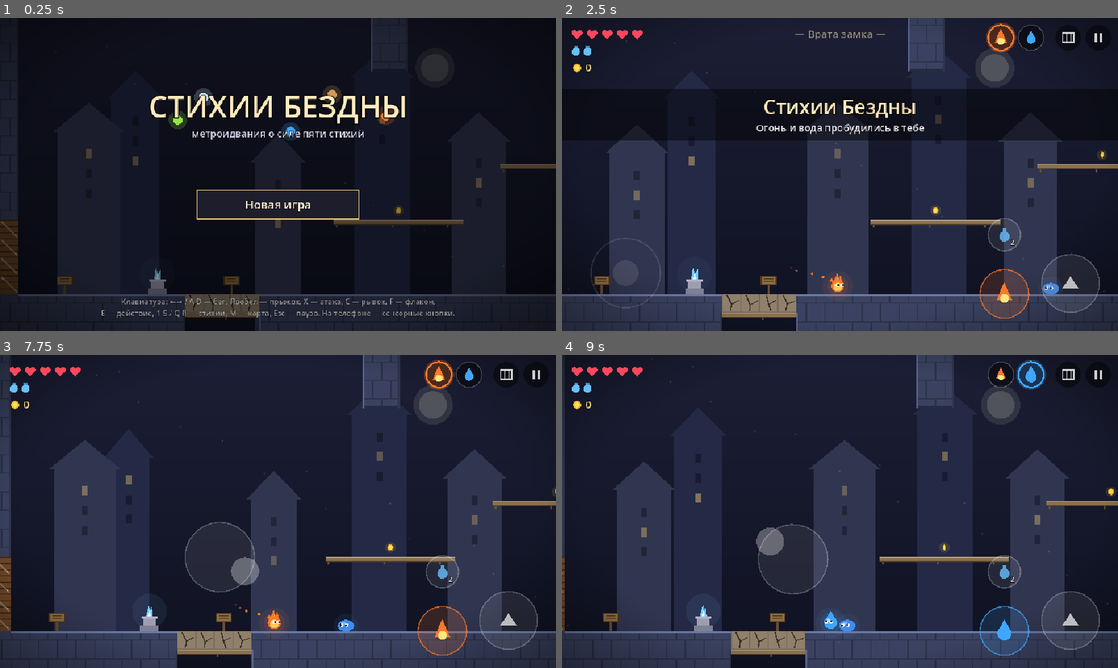
Above: before the commit, frames 1-4 (two rows, left to right).
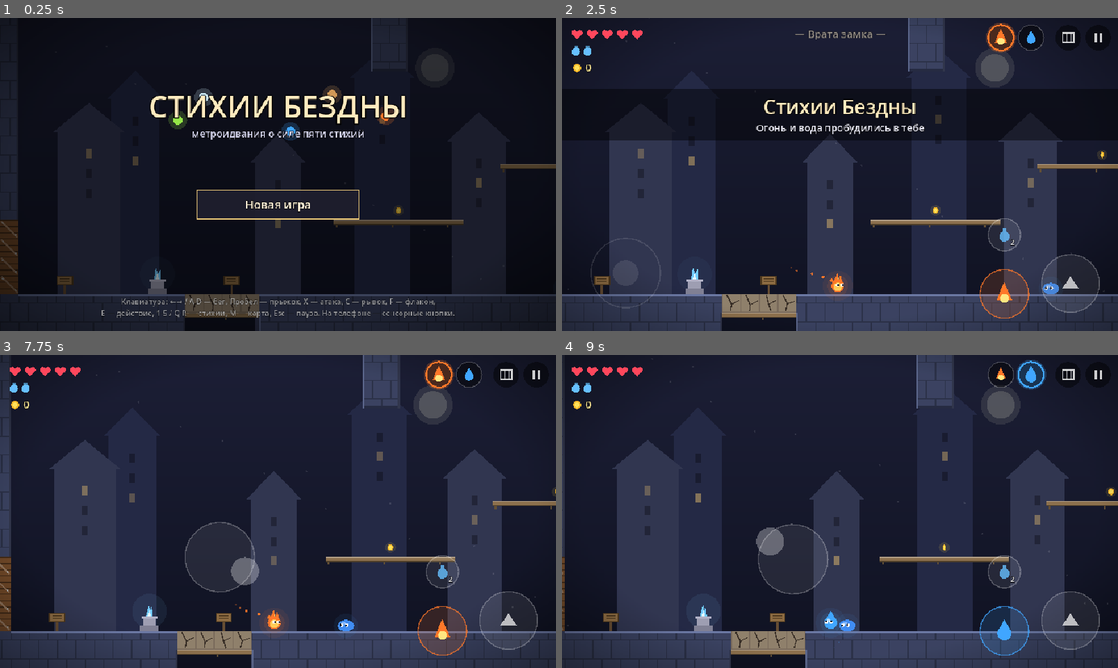
Above: after the commit, the same moments.

Repository: evgengoldwar/Govno
Game: Godot game, scene res://scenes/main.tscn
Same seed, same stepped clock (60 frames per second), same inputs: the game is played once before the commit and once after it.
Inputs (mouse positions are in pixels of both pictures, inside the frame that each line leads up to):
- Up to frame 1 (0.25 s): no input
- Up to frame 2 (2.5 s): tap Enter (ui_accept) at 0.5 s; move the mouse to (962, 158) at 0.52 s; hold D (right) 0.53-1.25 s; hold X (attack) 0.53-1.25 s; click (962, 158) at 0.67 s; tap Space (jump) at 0.77, 1.07 s; drag from (728, 190) to (812, 237) at 1.27 s; move the mouse to (895, 105) at 2.02 s; hold D (right) from 2.03 s (still down); tap 1 (f1) at 2.1 s
- Up to frame 3 (7.75 s): release D (right) at 2.75 s; drag from (250, 574) to (111, 464) at 2.77 s; move the mouse to (444, 558) at 3.52 s; hold A (left) 3.53-4.25 s; tap 3 (f3) at 3.6 s; tap Space (jump) at 3.77, 4.07, 6.77, 7.07 s; drag from (111, 464) to (194, 433) at 4.27 s; move the mouse to (305, 511) at 5.02 s; hold S (down) 5.03-5.75 s; tap 5 (f5) at 5.1 s; click (305, 511) at 5.17 s; drag from (194, 433) to (166, 527) at 5.77 s; move the mouse to (400, 495) at 6.52 s; hold Up (ui_up) 6.53-7.25 s; tap E (interact) at 6.6 s; drag from (166, 527) to (250, 574) at 7.27 s
- Up to frame 4 (9 s): move the mouse to (895, 442) at 8.02 s; hold S (down) 8.03-8.75 s; tap Q (prev) at 8.1 s; drag from (812, 574) to (673, 464) at 8.77 s

The runs differ from the first frame. In frame 2, 2.0% of the frame differs, in the area x 8-56%, y 39-89%; in frame 3, 0.5%; in frame 4, 3.5%, in the area x 9-58%, y 27-89%.

Commit message:
Fix background parallax jitter and sync physics to display refresh rate
- Parallax elements use stable integer indices (shapes no longer pop)
- Background reads the current canvas transform at draw time (no 1-frame lag)
- Physics tick rate follows the screen refresh rate on 90/120 Hz phones

Co-Authored-By: Claude Opus 5.5 <noreply@anthropic.com>
Claude-Session: https://claude.ai/code/session_01Y7Ue3NRX5rmT6VQCgkQdUV

Diff:
--- a/scripts/background.gd
+++ b/scripts/background.gd
@@ -18,6 +18,13 @@
 
 
 func _draw() -> void:
+	# use the canvas transform of this exact frame so the background never lags the camera
+	var inv := get_canvas_transform().affine_inverse()
+	var vs := get_viewport_rect().size
+	var a := inv * Vector2.ZERO
+	var b := inv * vs
+	view_size = b - a
+	cam_center = (a + b) * 0.5
 	var pal: Dictionary = C.BIOME[biome]
 	var tl := cam_center - view_size * 0.5 - Vector2(4, 4)
 	var sz := view_size + Vector2(8, 8)
@@ -35,8 +42,14 @@
 			_hell(tl, sz, far, pal["accent"])
 
 
-func _layer_x(par: float, period: float) -> float:
-	return -fmod(cam_center.x * par, period)
+## Integer index of the first parallax element that can be visible.
+func _first(par: float, period: float) -> int:
+	return int(floor(cam_center.x * par / period)) - 1
+
+
+## Screen-anchored x of element idx.
+func _elem_x(tl: Vector2, idx: int, par: float, period: float) -> float:
+	return tl.x + idx * period - cam_center.x * par
 
 
 func _castle(tl: Vector2, sz: Vector2, far: Color, acc: Color) -> void:
@@ -48,9 +61,10 @@
 		var period := 420.0 - layer * 80.0
 		var col := far.lightened(layer * 0.06)
 		var base_y := tl.y + sz.y * (0.55 + layer * 0.15)
-		var x0 := tl.x + _layer_x(par, period) - period
+		var idx := _first(par, period)
+		var x0 := _elem_x(tl, idx, par, period)
 		while x0 < tl.x + sz.x + period:
-			var sd := int(floor((x0 - tl.x + cam_center.x * par) / period)) + layer * 7
+			var sd := idx + layer * 7
 			var hgt := 120.0 + float(absi(sd * 37) % 90)
 			var wdt := 70.0 + float(absi(sd * 13) % 40)
 			var bx := x0 + 40
@@ -61,10 +75,11 @@
 				var lit := (absi(sd * 11 + k * 5) % 3) == 0
 				var wc := Color(acc.r, acc.g, acc.b, 0.35 + 0.1 * sin(t * 2.0 + k)) if lit else col.darkened(0.3)
 				draw_rect(Rect2(bx + wdt / 2.0 - 5, wy, 10, 16), wc)
-			x0 += period
+			idx += 1
+			x0 = _elem_x(tl, idx, par, period)
 	# drifting dust
 	for k in range(18):
-		var px := tl.x + fmod(k * 137.0 + t * (8.0 + k % 5) - cam_center.x * 0.1, sz.x + 40.0)
+		var px := tl.x + fposmod(k * 137.0 + t * (8.0 + k % 5) - cam_center.x * 0.1, sz.x + 40.0)
 		var py := tl.y + fmod(k * 71.0 + sin(t * 0.5 + k) * 20.0 + 1000.0, sz.y)
 		draw_circle(Vector2(px, py), 1.5, Color(1, 1, 1, 0.12))
 
@@ -74,9 +89,10 @@
 		var par := 0.2 + layer * 0.25
 		var period := 180.0 + layer * 60.0
 		var col := far.lightened(layer * 0.05)
-		var x0 := tl.x + _layer_x(par, period) - period
+		var idx := _first(par, period)
+		var x0 := _elem_x(tl, idx, par, period)
 		while x0 < tl.x + sz.x + period:
-			var sd := int(floor((x0 - tl.x + cam_center.x * par) / period)) + layer * 13
+			var sd := idx + layer * 13
 			var hl := 60.0 + float(absi(sd * 41) % 120)
 			var hb := 50.0 + float(absi(sd * 29) % 100)
 			var wdt := 50.0 + float(absi(sd * 17) % 50)
@@ -85,9 +101,10 @@
 			if absi(sd) % 3 == 0:
 				var cp := Vector2(x0 + 60 + wdt * 0.5, tl.y + sz.y - hb - 8)
 				draw_circle(cp, 10.0, Color(acc.r, acc.g, acc.b, 0.06 + 0.04 * sin(t * 2.0 + sd)))
-			x0 += period
+			idx += 1
+			x0 = _elem_x(tl, idx, par, period)
 	for k in range(24):
-		var px := tl.x + fmod(k * 97.0 + sin(t * 0.3 + k) * 30.0 - cam_center.x * 0.3 + 5000.0, sz.x)
+		var px := tl.x + fposmod(k * 97.0 + sin(t * 0.3 + k) * 30.0 - cam_center.x * 0.3 + 5000.0, sz.x)
 		var py := tl.y + fmod(k * 53.0 - t * (6.0 + k % 4) + 5000.0, sz.y)
 		draw_circle(Vector2(px, py), 1.6, Color(acc.r, acc.g, acc.b, 0.25))
 
@@ -98,19 +115,21 @@
 		var par := 0.15 + layer * 0.2
 		var period := 260.0 + layer * 40.0
 		var col := far.lightened(layer * 0.05)
-		var x0 := tl.x + _layer_x(par, period) - period
+		var idx := _first(par, period)
+		var x0 := _elem_x(tl, idx, par, period)
 		var base_y := tl.y + sz.y * (0.62 + layer * 0.14)
 		while x0 < tl.x + sz.x + period:
-			var sd := int(floor((x0 - tl.x + cam_center.x * par) / period)) + layer * 5
+			var sd := idx + layer * 5
 			var h1 := 80.0 + float(absi(sd * 23) % 110)
 			var h2 := 40.0 + float(absi(sd * 31) % 80)
 			draw_colored_polygon(PackedVector2Array([
 				Vector2(x0, base_y), Vector2(x0 + period * 0.3, base_y - h1), Vector2(x0 + period * 0.45, base_y - h1 * 0.6),
 				Vector2(x0 + period * 0.7, base_y - h2), Vector2(x0 + period + 2, base_y), Vector2(x0 + period + 2, tl.y + sz.y + 4),
 				Vector2(x0, tl.y + sz.y + 4)]), col)
-			x0 += period
+			idx += 1
+			x0 = _elem_x(tl, idx, par, period)
 	for k in range(30):
-		var px := tl.x + fmod(k * 113.0 + sin(t + k) * 12.0 - cam_center.x * 0.25 + 9000.0, sz.x)
+		var px := tl.x + fposmod(k * 113.0 + sin(t + k) * 12.0 - cam_center.x * 0.25 + 9000.0, sz.x)
 		var ph := fmod(t * (0.15 + (k % 5) * 0.03) + k * 0.13, 1.0)
 		var py := tl.y + sz.y * (1.0 - ph)
 		draw_circle(Vector2(px, py), 1.8, Color(acc.r, acc.g * 0.8, acc.b, 0.6 * (1.0 - ph)))
--- a/scripts/main.gd
+++ b/scripts/main.gd
@@ -87,6 +87,11 @@
 func _ready() -> void:
 	randomize()
 	_setup_actions()
+	# run the simulation at the display refresh rate so 90/120 Hz phones stay smooth
+	var hz := DisplayServer.screen_get_refresh_rate()
+	if hz > 61.0:
+		Engine.physics_ticks_per_second = clampi(int(round(hz)), 60, 144)
+		Engine.max_physics_steps_per_frame = 8
 	var f := FileAccess.open("res://data/world.json", FileAccess.READ)
 	world = JSON.parse_string(f.get_as_text())
 	for r in world["rooms"]:
Not shown, changed: export_presets.cfg
